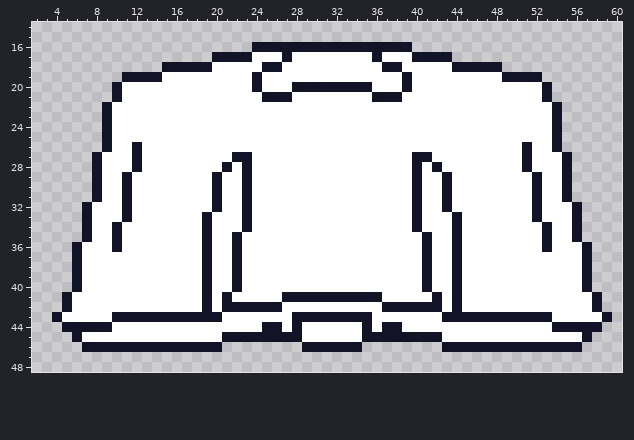
Two states of a pixel-art sprite, assets/enemies/hard/rear_loop1.png. Above, as it was before the edit.
The file is 64x64 pixels. Shown: x 2..60, y 14..48.
Now the later version:
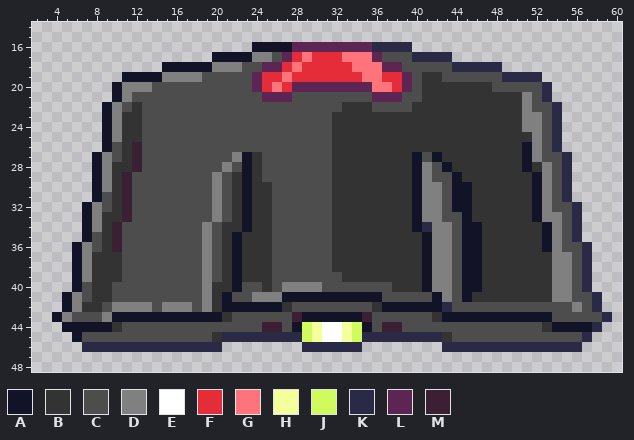
Palette (. is transparent): A #121327  B #333333  C #4d4d4d  D #808080  E #ffffff  F #e52d39  G #ff747b  H #f4fe9b  J #d1fa5e  K #2a2a46  L #5d2554  M #3b2033
Changes in this commit:
Changed rows in their new state; - is an unchanged pixel.
first column x 5:
16 -----------------------LLLLLLLLKKKK--------------------
17 -------------------DDCLFGFFFGGGLCCCKKKK----------------
18 ---------------DDDCCLLFGFFFFFGGGLLCCCCCKKKKK-----------
19 ----------DDDDCCCCCLFFGFFFFFFFGGFFLCBBCCCCCCKKKK-------
20 ------DDDCCCCCCCCCCLFGFLLLLLLLLGGFLCBBBBBBBCCCCCK------
21 ------DCCCCCCCCCCCCCLLLCCCCCCCCLLLCCBBBBBBBBBBDCK------
22 -----DCBCCCCCCCCCCCCCCCCCCCCBBBCCCCBBBBBBBBBBBDCCK-----
23 -----DBBCCCCCCCCCCCCCCCCCCCBBBBBBBBBBBBBBBBBBBDDCK-----
24 -----DBBCCCCCCCCCCCCCCCCCCCBBBBBBBBBBBBBBBBBBBDDCK-----
25 -----DBBCCCCCCCCCCCCCCCCCCCBBBBBBBBBBBBBBBBBBBBDCK-----
26 -----CBMCCCCCCCCCCCCCCCCCCCBBBBBBBBBBBBBBBBBBB-DCK-----
27 ----DCBMCCCCCCCCCD-BCCCCCCCBBBBBBBB-CABBBBBBBB-DCCK----
28 ----DBBMCCCCCCCCDC-BCCCCCCCBBBBBBBB-DCABBBBBBB-BDCK----
29 ----DBMCCCCCCCCDCB-BCCCCCCCBBBBBBBB-DCCABBBBBBB-DCK----
30 ----DBMCCCCCCCCDCB-BBCCCCCCBBBBBBBB-DDCAABBBBBB-DCK----
31 ----CBMCCCCCCCCDCB-BBCCCCCCBBBBBBBB-DDCAABBBBBB-DCK----
32 ---DCBMCCCCCCCCDCB-BBCCCCCCBBBBBBBB-DDCAABBBBBB-DCCK---
33 ---DBBMCCCCCCCCDCB-BBCCCCCCBBBBBBBB-DDCCABBBBBB-DDCK---
34 ---DBMCCCCCCCCDCBB-BBCCCCCCBBBBBBBB-KDDCAABBBBBB-DCK---
35 ---CBMCCCCCCCCDCB-BBBCCCCCCBBBBBBBBB-DDCAABBBBBB-DCK---
36 --DCBMCCCCCCCCDCB-BBBCCCCCCBBBBBBBBB-DDCAABBBBBB-DCCK--
37 --DBBBCCCCCCCCDCB-BBBCCCCCCBBBBBBBBB-DDCAABBBBBBBDDCK--
38 --DBBBCCCCCCCCDCB-BBBCCCCCCBBBBBBBBB-DDCAABBBBBBBDDCK--
39 --DBBBCCCCCCCCDCB-BBBCCCCCCCBBBBBBBB-DDCAABBBBBBBDDCK--
40 --CBBCCCCCCCCCDBB-CCBCDDDDCCCCCCCBBB-DDCAABBBBBBBDDCK--
41 -DCBBCCCCCCCCCDB-CCDDD----------CCCCC-DCABBBBBBBBDDCCK-
42 -DBBCDDDDCDDDCDB------BCCCCCCCCB------KCCCCCCCCCCCCDCK-
43 DCCCD-----------BCCCCCCM------MCCCCCCB-----------CCCCCK
44 -----BCCCCCCCCCCCCCCMMC-JH--HJ-CMMCCCCCCCCCCCCCCB----K-
45 --CCCCCCCCCCCCCBKKKKKKKKJH--HJKKKKKKKKBCCCCCCCCCCCCCK--
46 --KKKKKKKKKKKKKK--------KKKKKK--------KKKKKKKKKKKKKK---
Pixel boxes of the changes (left, top, right, bottom) in both pictures:
changed: (62, 42, 612, 352)
